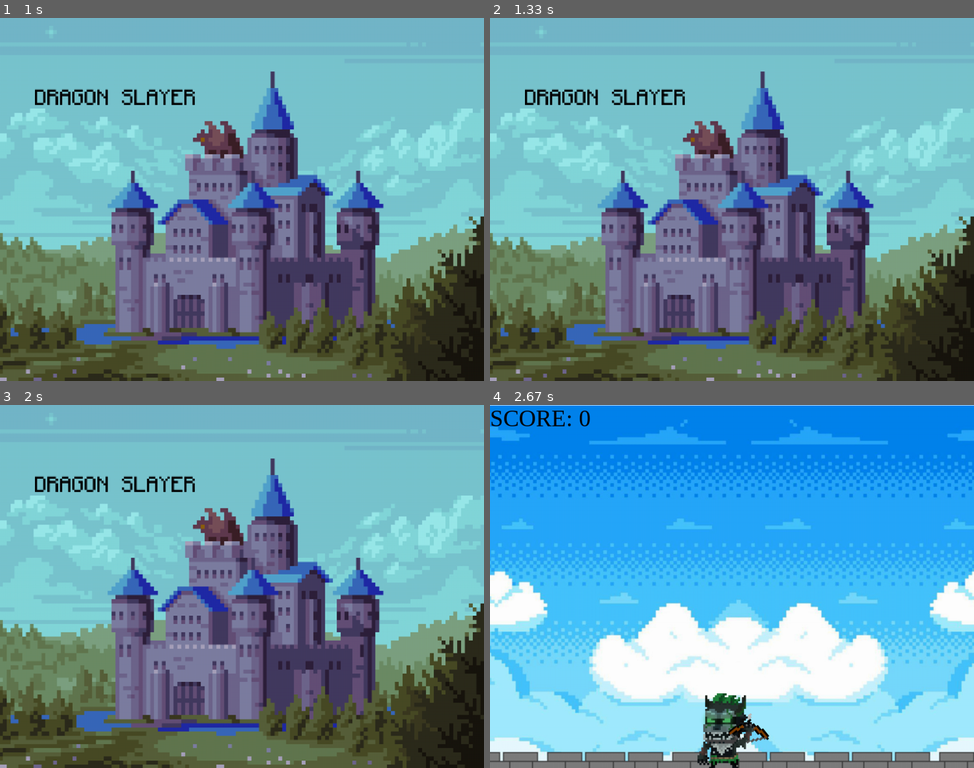
Above: before the commit, frames 1-4 (two rows, left to right).
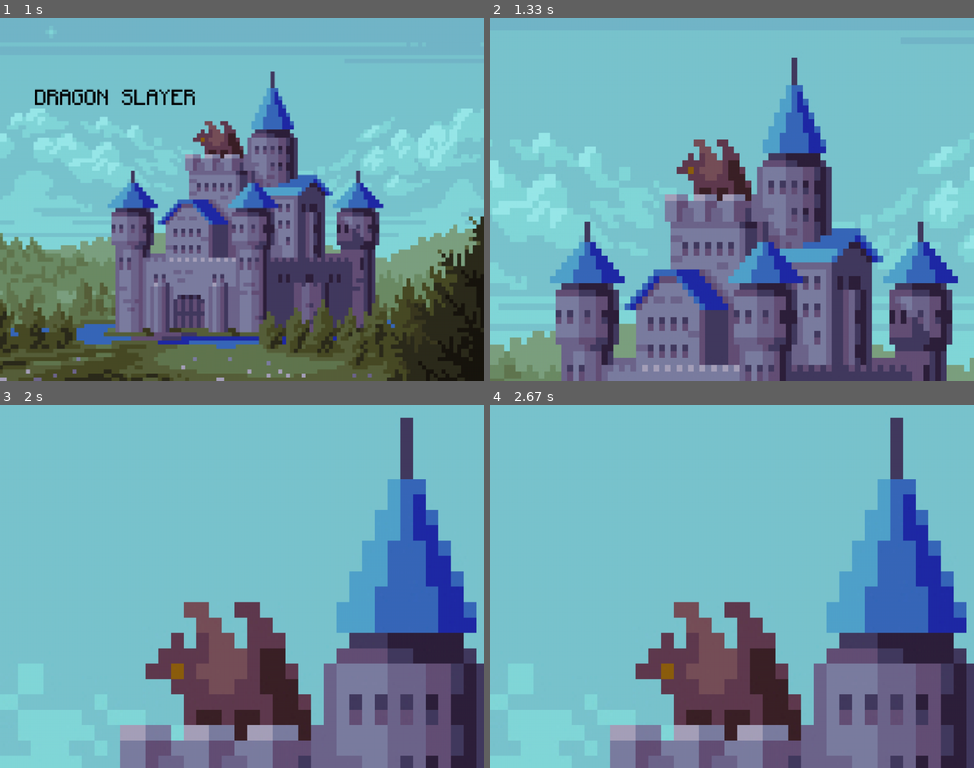
Above: after the commit, the same moments.

Repository: Rune09/pygame
Game: pygame game, started from projectweek/repelsteeltje/app.py
Same seed, same stepped clock (60 frames per second), same inputs: the game is played once before the commit and once after it.
Inputs:
- Up to frame 1 (1 s): no input
- Up to frame 2 (1.33 s): no input
- Up to frame 3 (2 s): no input
- Up to frame 4 (2.67 s): no input

Frame 1 is identical in both runs. In frame 2, 51% of the frame differs, in the area x 0-100%, y 10-100%; in frame 3, 58%; in frame 4, 99%, in the area x 0-100%, y 0-100%.

Commit message:
Add files via upload

Diff:
--- a/projectweek/repelsteeltje/app.py
+++ b/projectweek/repelsteeltje/app.py
@@ -23,7 +23,6 @@
     Startscherm
     """
     GameDisplay = create_main_function()
-    pygame.init()
     titel = pygame.image.load("images/backgrounds/logo.png")
     titel = pygame.transform.scale(titel, (pygame.display.get_surface().get_size()[
                                    0], pygame.display.get_surface().get_size()[1]))
@@ -32,7 +31,27 @@
     )[0]/2, pygame.display.get_surface().get_size()[1]/2
     GameDisplay.blit(titel, titel_loc)
     pygame.display.flip()
-    pygame.time.delay(2000)
+    pygame.time.delay(1090)
+
+    titel = pygame.image.load("images/backgrounds/logo2.png")
+    titel = pygame.transform.scale(titel, (pygame.display.get_surface().get_size()[
+                                   0], pygame.display.get_surface().get_size()[1]))
+    titel_loc = titel.get_rect()
+    titel_loc.center = pygame.display.get_surface().get_size(
+    )[0]/2, pygame.display.get_surface().get_size()[1]/2
+    GameDisplay.blit(titel, titel_loc)
+    pygame.display.flip()
+    pygame.time.delay(900)
+
+    titel = pygame.image.load("images/backgrounds/logo3.png")
+    titel = pygame.transform.scale(titel, (pygame.display.get_surface().get_size()[
+                                   0], pygame.display.get_surface().get_size()[1]))
+    titel_loc = titel.get_rect()
+    titel_loc.center = pygame.display.get_surface().get_size(
+    )[0]/2, pygame.display.get_surface().get_size()[1]/2
+    GameDisplay.blit(titel, titel_loc)
+    pygame.display.flip()
+    pygame.time.delay(1000)
 
 
 def gedaan_met_spelen():
@@ -40,7 +59,6 @@
     Scherm vr als je sterft
     """
     GameDisplay = create_main_function()
-    pygame.init()
     titel = pygame.image.load("images/backgrounds/death.jpg")
     titel = pygame.transform.scale(titel, (pygame.display.get_surface().get_size()[
                                    0], pygame.display.get_surface().get_size()[1]))
@@ -49,10 +67,9 @@
     )[0]/2, pygame.display.get_surface().get_size()[1]/2
     GameDisplay.blit(titel, titel_loc)
     pygame.display.flip()
-    pygame.time.delay(20)
-
-
-def render_frame(surface, klasse):  # rendert frame en laadt image blijkbaar
+
+
+def render_frame(surface, klasse, score):  # rendert frame en laadt image blijkbaar
     """
     Roept de render in een bepaalde klasse op
 
@@ -61,7 +78,7 @@
     surface : class Surface
     klasse : een klasse
     """
-    klasse.render(surface)
+    klasse.render(surface, score)
 
 
 def clear_surface(surface):  # achtergrond resetten zodat er geen trail achterblijft
@@ -88,9 +105,11 @@
     frame = ship.speed * elapsed_seconds
     pressed = pygame.key.get_pressed()
     if pressed[pygame.K_SPACE]:
-        state.add_bullet(state)
+        state.add_bullet(state, 0)
     if pressed[pygame.K_a]:
-        state.add_dragon()
+        state.add_dragon(1)
+    if pressed[pygame.K_z]:
+        state.add_bullet(state, 1)
     if pressed[pygame.K_RIGHT]:
         old_x = ship.position[0]
         old_y = ship.position[1]
@@ -108,7 +127,7 @@
     klasse voor de achtergrond
     """
 
-    def __init__(self, path):
+    def __init__(self, path, score):
         """
         initialiseert klasse met gegeven path
 
@@ -137,7 +156,7 @@
         """
         return pygame.transform.flip(self.__create_image(), flip_x=True, flip_y=False)
 
-    def render(self, surface):
+    def render(self, surface, clock):
         """
         rendert de eigen afbeelding op een meegegeven surface
 
@@ -260,8 +279,12 @@
         self.__image = pygame.image.load('images/sprites/dragon.png')
         self.__position = (
             20, pygame.display.get_surface().get_size()[1] - 175)
-        self.__x = randrange(-50, (pygame.display.get_surface().get_size()
-                             [0] + 50), (pygame.display.get_surface().get_size()[0] + 100))
+        temp = randint(0, 1)
+        if temp <= 0.5:
+            self.__x = (-50)
+        else:
+            self.__x = (pygame.display.get_surface().get_size()
+                        [0] + 50)
         self.__y = 0  # pygame.display.get_surface().get_size()[1]
         self.speed = 690
         self.direction = randint(-1, 1)
@@ -349,7 +372,7 @@
     __background : class Background
     """
 
-    def __init__(self, background=Background('images/backgrounds/background_game.jpg'), circle_x=512, circle_y=384):
+    def __init__(self, background=Background('images/backgrounds/background_game.jpg', 0), circle_x=512, circle_y=384):
         """
         Initialiseert een state
 
@@ -440,7 +463,7 @@
                 result.append(self.__bullets[i])
         self.__bullets = result
 
-    def update(self, time, clock):
+    def update(self, time, clock, score_clock):
         """
         roept de update functies op
 
@@ -448,7 +471,7 @@
         ----------
         time : float
         """
-        self.__score.update(clock)
+        #self.__score.update(clock, score_clock)
         bullet = []
         dragon = []
         for i in range(0, len(self.__bullets)):
@@ -466,7 +489,7 @@
         self.cooldown.update(time)
         self.cooldown_dragon.update(time)
 
-    def add_bullet(self, state):
+    def add_bullet(self, state, isZ):
         """
         Voegt een bullet toe aan de game
 
@@ -474,7 +497,16 @@
         ----------
         state : State
         """
-        if self.cooldown.ready:
+
+        if isZ:
+            avatar = state.spaceship
+            pos = avatar.position
+            x = pos[0]
+            y = pos[1]
+            b = Bullet(x, y)
+            self.__bullets.append(b)
+            self.__sound.play_sound('shots/bullet')
+        elif self.cooldown.ready:
             avatar = state.spaceship
             pos = avatar.position
             x = pos[0]
@@ -484,16 +516,19 @@
             self.cooldown.reset()
             self.__sound.play_sound('shots/bullet')
 
-    def add_dragon(self):
+    def add_dragon(self, isA):
         """
         Voegt een draak aan de game toe
         """
-        if self.cooldown_dragon.ready:
+        if isA:
+            drachon = Dragon()
+            self.__dragons.append(drachon)
+        elif self.cooldown_dragon.ready:
             drachon = Dragon()
             self.__dragons.append(drachon)
             self.cooldown_dragon.reset()
 
-    def render(self, surface):
+    def render(self, surface, score):
         """
         Rendert state(moet nog aan gewerkt worden cuz iets klopt er niet)
 
@@ -502,14 +537,14 @@
         surface : object surface
         """
 
-        self.__background.render(surface)
+        self.__background.render(surface, 0)
         self.__spaceship.render(surface)
         self.__spaceship.render(surface)
         for bullet in self.__bullets:
             bullet.render(surface)
         for dragon in self.dragon:
             dragon.render(surface)
-        self.__score.render(surface)
+        score.render(surface)
         pygame.display.flip()
 
     def add_animations(self, animation):
@@ -532,8 +567,7 @@
     surface : Surface
     score : int
     """
-    print(score)
-    font = pygame.font.SysFont("Times New Roman", 50)
+    font = pygame.font.SysFont("Monocraft", 50)
     Label = font.render(("SCORE: " + str(score)), 1, (0, 0, 0))
     pygame.Surface.blit(surface, Label, (0, 0))
 
@@ -555,8 +589,8 @@
         Label = font.render(("SCORE: " + str(self.score)), 1, (0, 0, 0))
         pygame.Surface.blit(surface, Label, (0, 0))
 
-    def update(self, clock):
-        self.score += round(clock.get_time()/100)
+    def update(self, clock, time=0):
+        self.score += round(clock.get_time()/1000) + time
 
 
 def render_spaceship(ship, surface, position):
@@ -651,16 +685,6 @@
             templijst = list(new_value)
             templijst[0] = 0 + (self.__image.get_width()/2)
             new_value = tuple(templijst)
-        # out of bounds check boven
-        # if (new_value[1] < 0 + (self.__image.get_height()/2)):
-        #    templijst = list(new_value)
-        #    templijst[1] = 0 + (self.__image.get_height()/2)
-        #    new_value = tuple(templijst)
-        # out of bounds check onder
-        # if (new_value[1] > (y-(self.__image.get_height()/2))):
-        #    templijst = list(new_value)
-        #    templijst[1] = (y-(self.__image.get_height()/2))
-        #    new_value = tuple(templijst)
         self.__position = new_value
         self.__bounding_box = pygame.Rect(
             self.__position[0] - self.__image.get_width()/2, self.__position[1] - self.__image.get_height()/2, self.__image.get_width(), self.__image.get_height())
@@ -700,8 +724,9 @@
         duration : float
         klasse : class State
         """
-        self.x = klasse.x
-        self.y = klasse.y
+
+        self.x = klasse.position[0]
+        self.y = klasse.position[1]
         self.duration_frame = duration
         self.frames = frames
         self.count = 0
@@ -747,31 +772,37 @@
     elapsed_seconds = 0
     total_seconds = 0
     score = Score_counter()
-    score_clock = Clock()
     frames = [pygame.image.load(
         f'images/sprites/explosion/{i}.png') for i in range(1, 9 + 1)]
+
     while active:
-
         # een call nr update elke keer de loop doorlopen wordt.
-        if total_seconds <= 10:
+        if total_seconds <= 7:
             if round(total_seconds) % 5 == 0:
-                state.add_dragon()
+                state.add_dragon(0)
+        elif total_seconds <= 12:
+            if round(total_seconds) % 3 == 0:
+                state.add_dragon(0)
         elif total_seconds <= 20:
-            if round(total_seconds) % 3 == 0:
-                state.add_dragon()
+            if round(total_seconds) % 2 == 0:
+                state.add_dragon(0)
         else:
             if round(total_seconds) % 1 == 0:
-                state.add_dragon()
-
-        state.update(elapsed_seconds, score_clock)
+                state.add_dragon(0)
+
+        score_clock = 1
+        state.update(elapsed_seconds, clock, score_clock)
         process_key_input(state, elapsed_seconds)
         elapsed_seconds = 0
-        render_frame(surface, state)
+        render_frame(surface, state, score)
         # kijkt of een draak de avatar raakt, if so, end game
         dragons = [dragon.bounding_box for dragon in state.dragon]
         if pygame.Rect.collidelist(state.spaceship.bounding_box, dragons) != -1:
-            game_over = Background('images/backgrounds/death.jpg')
-            render_frame(surface, game_over)
+            game_over = Background('images/backgrounds/death.jpg', 0)
+
+            animation1 = FrameBasedAnimation(frames, 0.1, state.spaceship)
+            animation1.render(surface)
+            render_frame(surface, game_over, score)
             active = False
         bullets = [bullet.bounding_box for bullet in state.bullets]
         # canLoop zorgt ervoor dat er maar 1 keer in if statement kan gegaan worden zodat er per cycle maar 1 draak en bullet verwijderd worden
@@ -783,20 +814,20 @@
                 state.remove_dragon(i)
                 state.remove_bullet(
                     pygame.Rect.collidelist(dragons[i], bullets))
-            # animation1 = FrameBasedAnimation(frames, 0.1, i)
+                score_clock += 500
+
         for event in pygame.event.get():  # voor window te kunnen sluiten
             if event.type == pygame.KEYDOWN:
-                if event.key == pygame.K_b:
+                if event.key == pygame.K_b or event.key == pygame.K_ESCAPE:
                     active = False
-                if event.key == pygame.K_f:
-                    pygame.display.toggle_fullscreen()
+                # if event.key == pygame.K_f:
+                #    pygame.display.toggle_fullscreen()
             if event.type == pygame.QUIT:
                 active = False
         clock.tick()
-        score_clock.tick()
-        score.update(score_clock)
         elapsed_seconds += clock.get_time()/1000
         total_seconds += clock.get_time()/1000
+        score.update(clock, score_clock)
 
     # Voor death screen te behouden zodat je opnieuw kan spelen
     end = True
@@ -804,8 +835,8 @@
     pygame.mixer.music.load('music/death.ogg')
     pygame.mixer.music.play()
 
-    game_over = Background('images/backgrounds/death.jpg')
-    render_frame(surface, game_over)
+    game_over = Background('images/backgrounds/death.jpg', 0)
+    render_frame(surface, game_over, score)
     gedaan_met_spelen()
     while end:
         for event in pygame.event.get():  # voor window te kunnen sluiten
